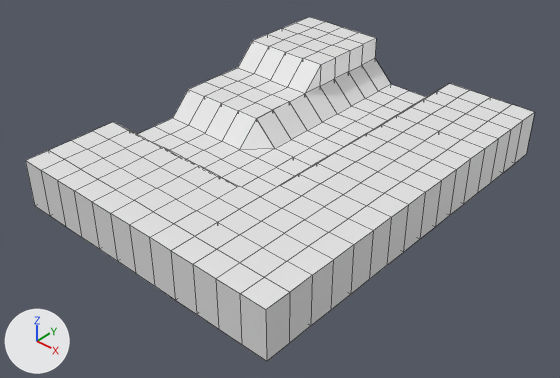
An edit to the Blender file CellModel.blend, drawn before and after from the same camera.
Both versions are drawn from a camera (50 mm lens) standing at (10.61, -10.91, 7.31) and looking at (2.11, -1.51, -0.95). Lighting does not change. The marker at lower left points along +X, +Y and +Z. Mesh edges are drawn as thin lines.
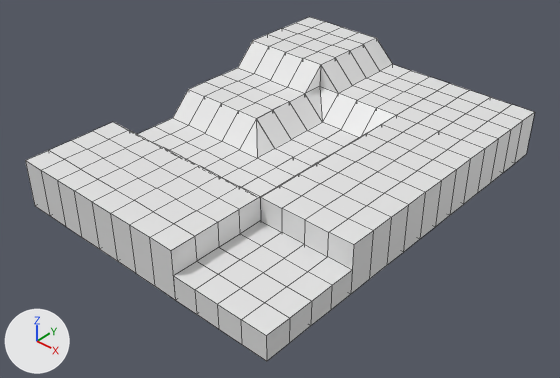
Pixel boxes (x1, y1, x2, y2) of what changed, in the pictures (560 x 378 px; the box of a moved part takes in the faces that stretch with it):
```json
{"object": "Cube.008", "change": "mesh rescaled", "before": [171, 197, 354, 361], "after": [173, 221, 352, 361], "on screen": "15% shorter"}
{"object": "Cube.002", "change": "reshaped", "before": [320, 59, 426, 129], "after": [320, 38, 449, 115]}
{"object": "Cube.001", "change": "reshaped", "before": [256, 86, 373, 166], "after": [256, 86, 396, 166]}
{"part": 1, "of": "me_cube_001", "change": "moved or reshaped", "before": [305, 86, 373, 137], "after": [305, 86, 396, 137]}
```

Edits to the scene script, one JSON object a line:
```json
{"block": "me_cube_001", "where": "# used by ob_cube_001; location = (2.0, 0.0, 0.0)"}
{"op": "remove", "block": "me_cube_001", "code": "me_cube_001.from_pydata(...)  # 50 vertices, 48 faces; spans x -1.0..1.0, y -1.0..1.0, z -1.0..0.0"}
{"op": "add", "block": "me_cube_001", "code": "me_cube_001.from_pydata(...)  # 50 vertices, 50 faces; spans x -1.0..1.0, y -1.0..1.0, z -1.0..0.0"}
{"block": "me_cube_001", "change": "me_cube_001 part 1"}
{"block": "me_cube_001", "change": "3 vertices are removed from x -0.5..0.5, y 1.0, z -0.5"}
{"block": "me_cube_001", "change": "8 faces are deleted"}
{"block": "me_cube_001", "change": "3 vertices are added at (0.0, 1.0, 0.0), (0.5, 1.0, 0.0), (-0.5, 1.0, 0.0)"}
{"block": "me_cube_001", "change": "10 new faces join them"}
{"block": "me_cube_002", "where": "me_cube_002.from_pydata(...)  # 50 vertices, 48 faces; spans x -1.0..1.0, y -1.0..1.0, z -1.0..0.0"}
{"block": "me_cube_002", "where": "# used by ob_cube_002; location = (2.0, 2.0, 0.0)"}
{"block": "me_cube_002", "change": "me_cube_002 part 2: all 20 vertices in x -1.0..0.5, y -1.0..1.0, z -0.5..0.0 are moved by (0.0, 0.0, 0.5)"}
{"block": "me_cube_013", "where": "me_cube_013.from_pydata(...)  # 50 vertices, 48 faces; spans x -1.0..1.0, y -1.0..1.0, z -1.0..0.0"}
{"block": "me_cube_013", "where": "# used by ob_cube_008; location = (4.0, -4.0, 0.0)"}
{"block": "me_cube_013", "change": "me_cube_013 part 3: the whole mesh is scaled about its middle by (1, 1, 0.5), then moved by (0.0, 0.0, -0.25)"}
```
